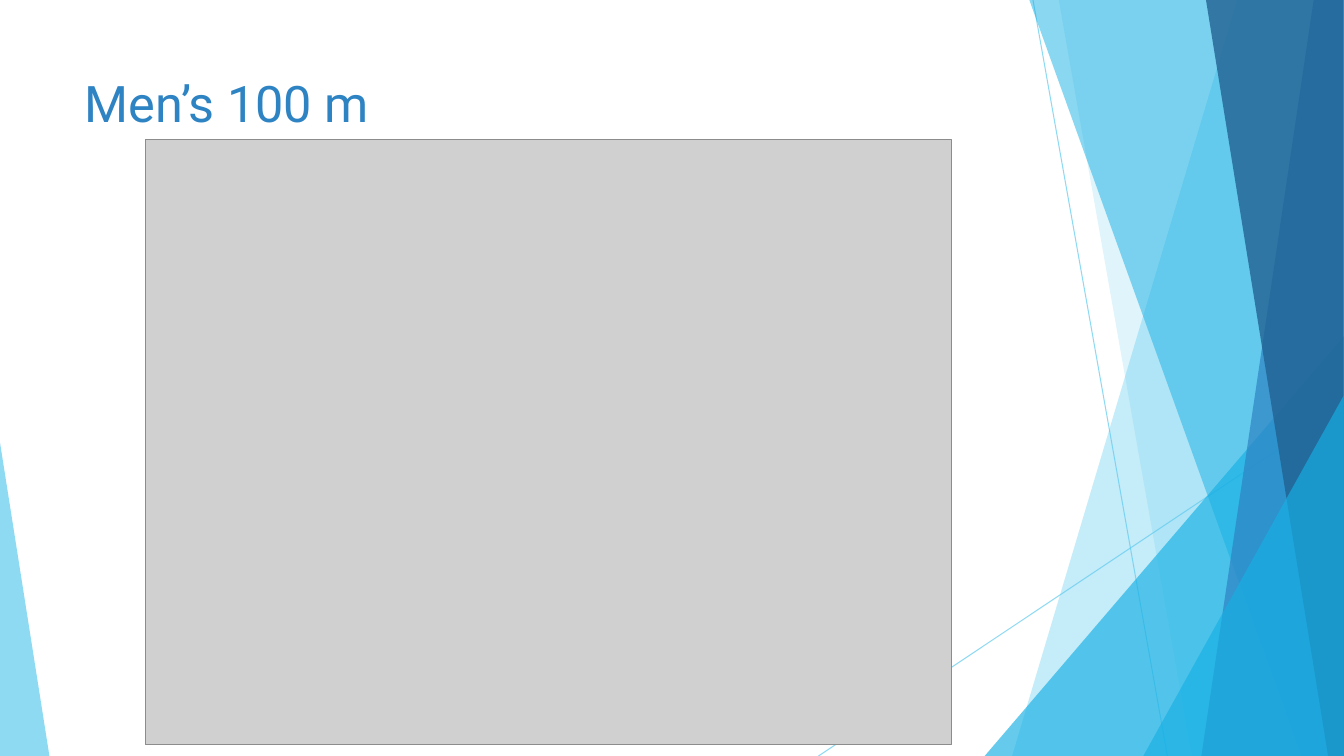
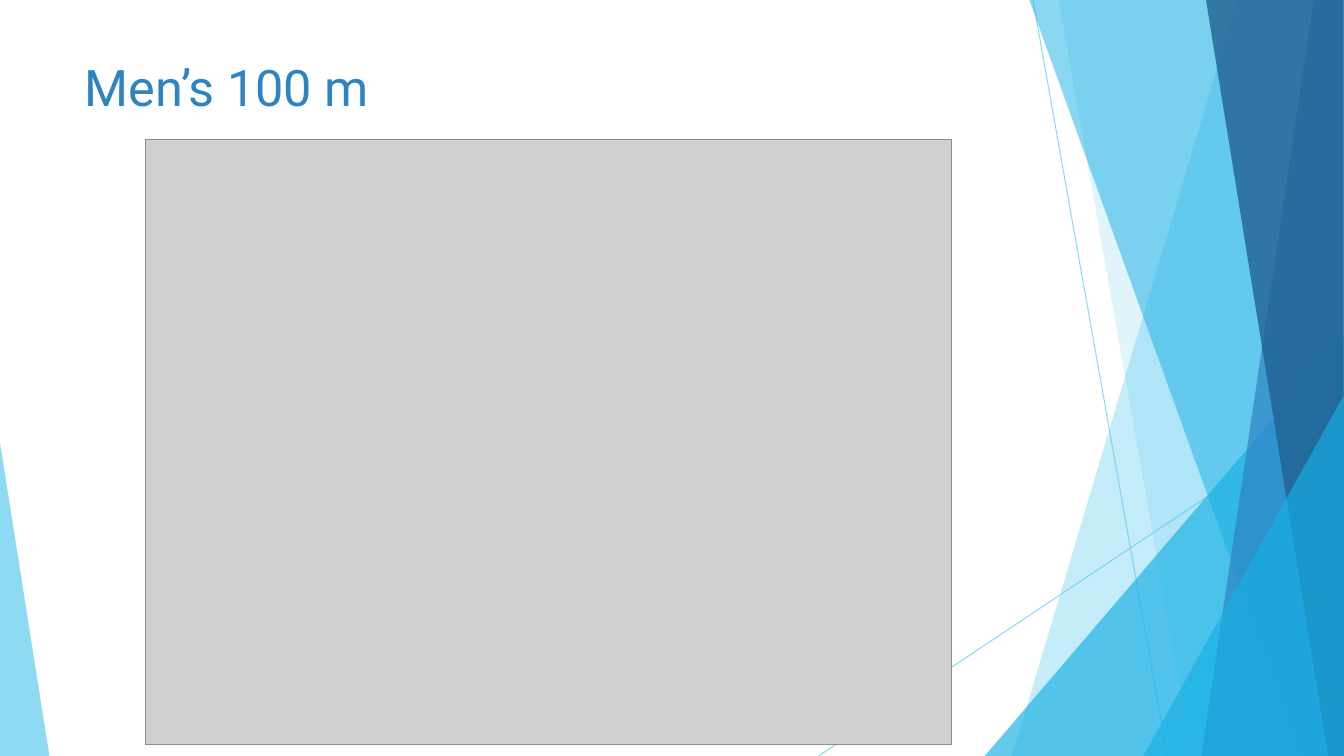
Before and after one commit to catherinekelly33/Portfolio_olympics, a slide deck: slide 10 of Results_presentation.pptx. Drawn at 1344x756 pixels with LibreOffice and Linux fonts; fonts in the diff are those of the drawing; grey boxes stand for pictures. Boxes give left, top, right and bottom in pixels: in the first picture for what was removed or moved away, otherwise in the second. Text is boxed around its words. In the diff, an @@ line names an element or a change of style, - is before the commit and + after.

```diff
--- a/Results_presentation.pptx
+++ b/Results_presentation.pptx
@@ title "Men’s 100 m": place and size @@
-title "Men’s 100 m" at (85, 84, 369, 123)
+title "Men’s 100 m" at (85, 68, 369, 107)
```
Also in this commit, not shown: 20 other slides changed, 1 slide added, 4 other files.
